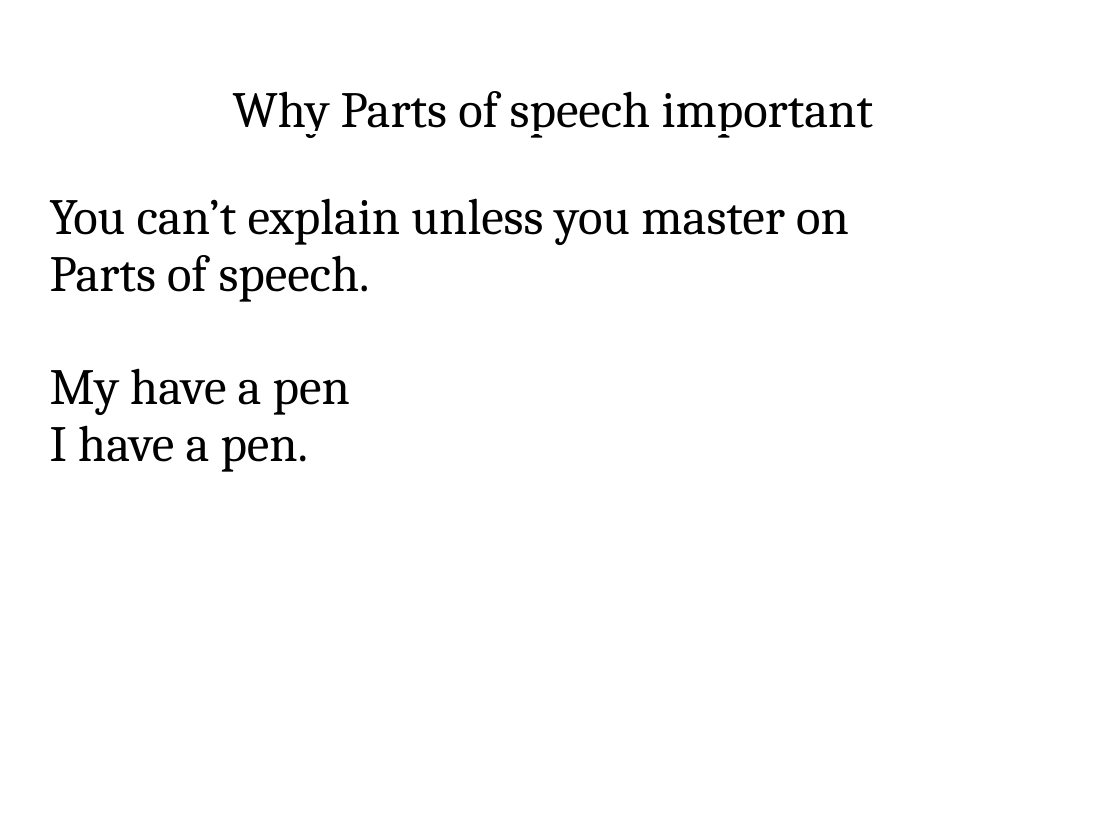
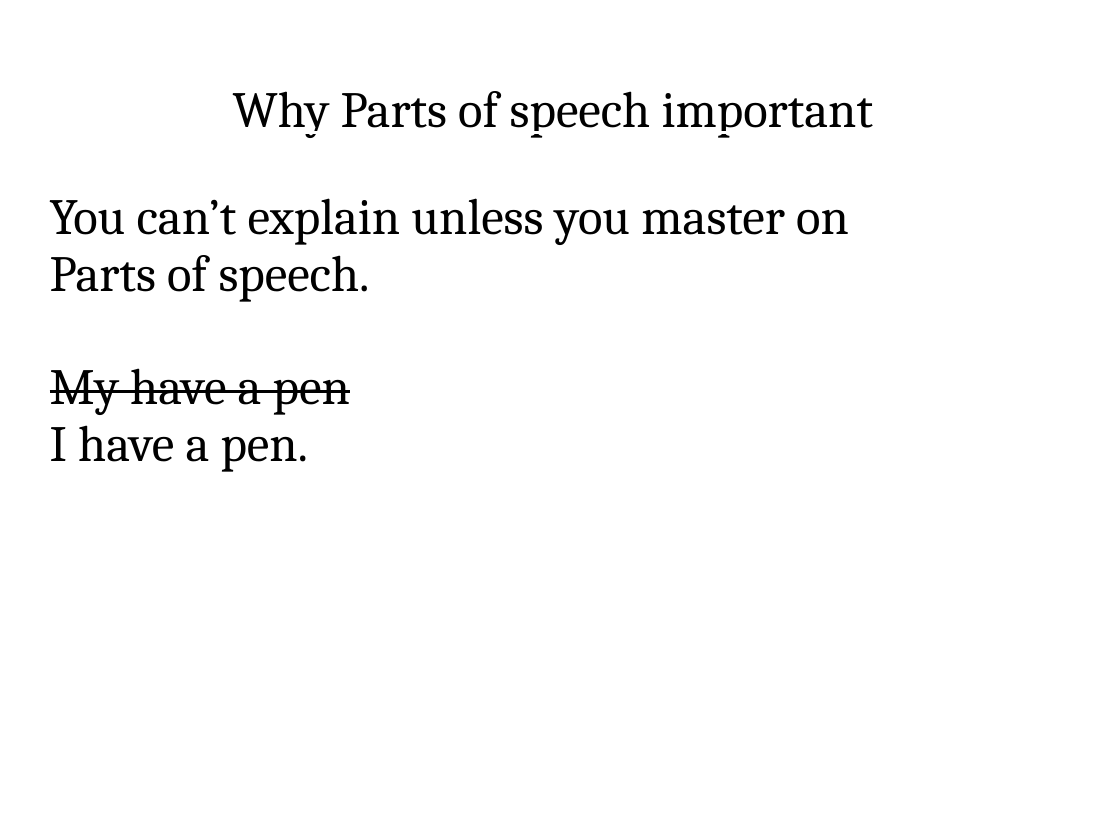
Before and after one commit to ADILp6/IBIT, a slide deck: slide 36 of Saturday_Monday_Wednesday/Class_6_16_February_2019/Parts_of_Speech.pptx. Drawn at 1120x840 pixels with LibreOffice and Linux fonts; fonts in the diff are those of the drawing. Boxes give left, top, right and bottom in pixels: in the first picture for what was removed or moved away, otherwise in the second. Text is boxed around its words. In the diff, an @@ line names an element or a change of style, - is before the commit and + after.

```diff
--- a/Saturday_Monday_Wednesday/Class_6_16_February_2019/Parts_of_Speech.pptx
+++ b/Saturday_Monday_Wednesday/Class_6_16_February_2019/Parts_of_Speech.pptx
@@ text in free at (50, 368, 350, 415): strikethrough on in "My have a pen" @@
```
Also in this commit, not shown: 8 other slides changed, 9 other files.
